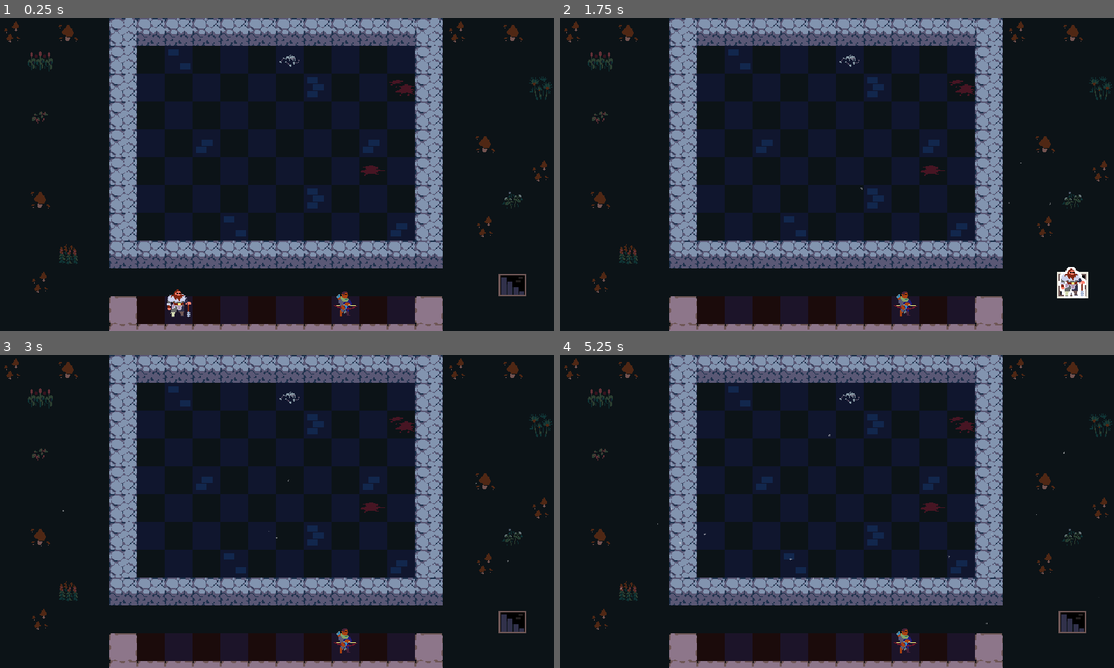
Above: before the commit, frames 1-4 (two rows, left to right).
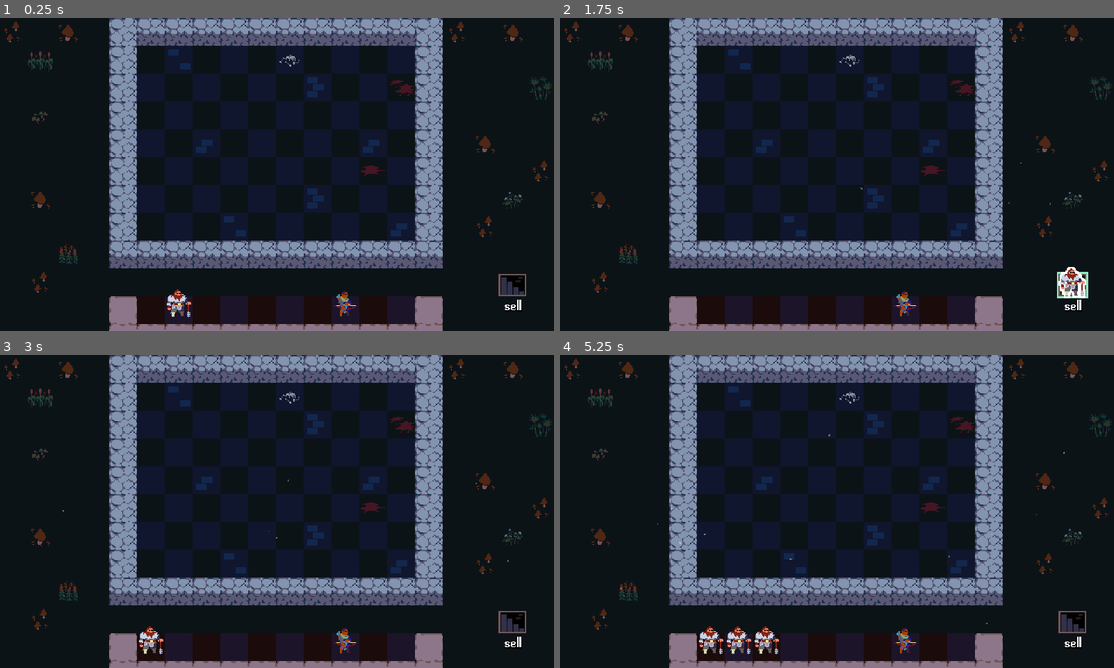
Above: after the commit, the same moments.

Repository: guladam/godot_autobattler_reference
Game: Godot game, scene res://scenes/arena/arena.tscn
The game is run twice, just before and just after one commit, with the same random seed, the same clock (stepped at 60 frames per second) and the same inputs.
Inputs (mouse positions are in pixels of both pictures, inside the frame that each line leads up to):
- Up to frame 1 (0.25 s): no input
- Up to frame 2 (1.75 s): tap Enter at 0.5 s; drag from (737, 302) to (903, 302) at 0.52 s; drag from (903, 302) to (1069, 280) at 1.27 s
- Up to frame 3 (3 s): move the mouse to (332, 442) at 2.02 s; hold Space (unit_add, bound only after the commit) 2.03-2.75 s; click (332, 442) at 2.17 s; drag from (249, 574) to (509, 617) at 2.77 s
- Up to frame 4 (5.25 s): move the mouse to (1003, 558) at 3.52 s; press the mouse at (1003, 558) at 3.53 s; tap Space (unit_add, bound only after the commit) at 3.8 s; release the mouse at (1003, 558) at 4.25 s; drag from (670, 464) to (753, 433) at 4.27 s; tap Enter at 5 s; move the mouse to (864, 511) at 5.02 s; hold Space (unit_add, bound only after the commit) from 5.03 s (still down); click (864, 511) at 5.17 s

The runs differ from the first frame. In frame 1, less than 0.1% of the frame differs, in the area x 91-95%, y 90-94%; in frame 2, 0.1%; in frame 3, 0.3%; in frame 4, 0.7%, in the area x 25-95%, y 86-96%.

Commit message:
unit adder implemented

Diff:
--- a/components/play_area.gd
+++ b/components/play_area.gd
@@ -16,6 +16,10 @@
 	return tile - starting_coordinate
 
 
+func get_tile_from_grid(grid: Vector2i) -> Vector2i:
+	return grid + starting_coordinate
+
+
 func get_tile_from_local(local: Vector2) -> Vector2i:
 	return local_to_map(local)
 
@@ -24,6 +28,10 @@
 	return local_to_map(to_local(global))
 
 
+func get_global_from_tile(tile: Vector2i) -> Vector2:
+	return to_global(map_to_local(tile))
+
+
 func get_hovered_tile() -> Vector2i:
 	return local_to_map(get_local_mouse_position())
 
--- /dev/null
+++ b/components/unit_adder.gd
@@ -0,0 +1,38 @@
+class_name UnitAdder
+extends Node
+
+signal unit_added(unit: Unit)
+
+const HALF_CELL_SIZE := Vector2(16, 16) # TODO duplicate in UnitMover
+const UNIT = preload("res://scenes/unit/unit.tscn")
+
+@export var bench: PlayArea
+@export var game_area: PlayArea
+
+
+func _input(event: InputEvent) -> void:
+	if event.is_action_pressed("unit_add"):
+		add_unit()
+
+
+func _get_first_available_area() -> PlayArea:
+	if not bench.unit_grid.is_grid_full():
+		return bench
+	elif not game_area.unit_grid.is_grid_full():
+		return game_area
+
+	# everything is full
+	return null
+
+
+func add_unit() -> void:
+	var area := _get_first_available_area()
+	assert(area, "No available space to add unit to!")
+
+	var new_unit := UNIT.instantiate()
+	var grid := area.unit_grid.get_first_empty_tile()
+	var tile := area.get_tile_from_grid(grid)
+	area.unit_grid.add_child(new_unit)
+	area.unit_grid.set_cell_unit(grid, new_unit)
+	new_unit.global_position = area.get_global_from_tile(tile) - HALF_CELL_SIZE
+	unit_added.emit(new_unit)
--- a/components/unit_grid.gd
+++ b/components/unit_grid.gd
@@ -20,8 +20,24 @@
 
 
 func is_tile_occupied(tile: Vector2i) -> bool:
-	return units[tile] != null
+	# we need is instance valid, because when we sell a unit
+	# it won't be null but a "freed object" instead!
+	# see is_grid_full() print message!
+	return units[tile] != null and is_instance_valid(units[tile])
 
+
+func is_grid_full() -> bool:
+	print(units.values())
+	return units.keys().all(is_tile_occupied)
+
+
+func get_first_empty_tile() -> Vector2i:
+	for tile in units:
+		if not is_tile_occupied(tile):
+			return tile
+
+	# no empty tile
+	return Vector2i(-1, -1)
 
 # NOTE might need these in the future
 #func is_tile_in_bounds(tile: Vector2i) -> bool:
--- a/components/unit_placer.gd
+++ b/components/unit_mover.gd
@@ -1,4 +1,4 @@
-class_name UnitPlacer
+class_name UnitMover
 extends Node
 
 const HALF_CELL_SIZE := Vector2(16, 16)
@@ -7,12 +7,15 @@
 
 
 func _ready() -> void:
-	# TODO do the same when a new unit is added
 	var units := get_tree().get_nodes_in_group("units")
 	for unit: Unit in units:
-		unit.drag_started.connect(_on_unit_drag_started.bind(unit))
-		unit.drag_canceled.connect(_on_unit_drag_canceled)
-		unit.dropped.connect(_on_unit_dropped.bind(unit))
+		setup_unit(unit)
+
+
+func setup_unit(unit: Unit) -> void:
+	unit.drag_started.connect(_on_unit_drag_started.bind(unit))
+	unit.drag_canceled.connect(_on_unit_drag_canceled)
+	unit.dropped.connect(_on_unit_dropped.bind(unit))
 
 
 func _set_highlighters(enabled: bool) -> void:
--- a/project.godot
+++ b/project.godot
@@ -37,6 +37,11 @@
 "events": [Object(InputEventMouseButton,"resource_local_to_scene":false,"resource_name":"","device":-1,"window_id":0,"a …(253 unchanged characters)…
 ]
 }
+unit_add={
+"deadzone": 0.5,
+"events": [Object(InputEventKey,"resource_local_to_scene":false,"resource_name":"","device":-1,"window_id":0,"alt_pressed":false,"shift_pressed":false,"ctrl_pressed":false,"meta_pressed":false,"pressed":false,"keycode":0,"physical_keycode":32,"key_label":0,"unicode":32,"echo":false,"script":null)
+]
+}
 
 [rendering]
 
--- /dev/null
+++ b/scenes/arena/arena.gd
@@ -0,0 +1,11 @@
+class_name Arena
+extends Node2D
+
+@onready var sell_portal: SellPortal = $SellPortal
+@onready var unit_mover: UnitMover = $UnitMover
+@onready var unit_adder: UnitAdder = $UnitAdder
+
+
+func _ready() -> void:
+	unit_adder.unit_added.connect(sell_portal.setup_unit)
+	unit_adder.unit_added.connect(unit_mover.setup_unit)
--- a/scenes/arena/arena.tscn
+++ b/scenes/arena/arena.tscn
@@ -1,14 +1,16 @@
-[gd_scene load_steps=14 format=3 uid="uid://bktq4cwp01peb"]
+[gd_scene load_steps=16 format=3 uid="uid://bktq4cwp01peb"]
 
+[ext_resource type="Script" path="res://scenes/arena/arena.gd" id="1_a1ak0"]
 [ext_resource type="TileSet" uid="uid://de57fp7kv3q7p" path="res://scenes/arena/tileset.tres" id="1_hreld"]
 [ext_resource type="Script" path="res://components/tile_highlighter.gd" id="2_855b2"]
 [ext_resource type="Texture2D" uid="uid://mbxv0ayrsu3d" path="res://assets/star_particle.png" id="2_m4bap"]
 [ext_resource type="Script" path="res://components/unit_grid.gd" id="4_m7ydk"]
 [ext_resource type="PackedScene" uid="uid://bd6jhfp83q1rv" path="res://scenes/unit/unit.tscn" id="4_nenrg"]
-[ext_resource type="Script" path="res://components/unit_placer.gd" id="5_dlikq"]
 [ext_resource type="Script" path="res://components/play_area.gd" id="6_73s8l"]
 [ext_resource type="Shader" path="res://assets/2d_outline.gdshader" id="7_mve78"]
 [ext_resource type="PackedScene" uid="uid://dk0bcfpbo130r" path="res://scenes/sell_portal/sell_portal.tscn" id="8_4fftf"]
+[ext_resource type="Script" path="res://components/unit_mover.gd" id="9_snp81"]
+[ext_resource type="Script" path="res://components/unit_adder.gd" id="10_8rjpw"]
 
 [sub_resource type="Curve" id="Curve_kxla4"]
 _data = [Vector2(0, 0), 0.0, 0.0, 0, 0, Vector2(0.227273, 1), 0.0, 0.0, 0, 0, Vector2(0.791667, 1), 0.0, 0.0, 0, 0, Vector2(1, 0), 0.0, 0.0, 0, 0]
@@ -39,6 +41,7 @@
 shader_parameter/line_thickness = 0
 
 [node name="Arena" type="Node2D"]
+script = ExtResource("1_a1ak0")
 metadata/_edit_lock_ = true
 
 [node name="Visuals" type="Node2D" parent="."]
@@ -130,8 +133,13 @@
 [node name="SellPortal" parent="." instance=ExtResource("8_4fftf")]
 position = Vector2(576, 288)
 
-[node name="UnitPlacer" type="Node" parent="." node_paths=PackedStringArray("play_areas")]
-script = ExtResource("5_dlikq")
+[node name="UnitMover" type="Node" parent="." node_paths=PackedStringArray("play_areas")]
+script = ExtResource("9_snp81")
 play_areas = [NodePath("../GameTiles"), NodePath("../Bench")]
 
+[node name="UnitAdder" type="Node" parent="." node_paths=PackedStringArray("bench", "game_area")]
+script = ExtResource("10_8rjpw")
+bench = NodePath("../Bench")
+game_area = NodePath("../GameTiles")
+
 [editable path="Bench/BenchUnitGrid/Unit2"]
--- a/scenes/sell_portal/sell_portal.gd
+++ b/scenes/sell_portal/sell_portal.gd
@@ -6,10 +6,13 @@
 var current_unit: Unit
 
 func _ready() -> void:
-	# TODO do the same when a new unit is added
 	var units := get_tree().get_nodes_in_group("units")
 	for unit: Unit in units:
-		unit.dropped.connect(_on_unit_dropped.bind(unit))
+		setup_unit(unit)
+
+
+func setup_unit(unit: Unit) -> void:
+	unit.dropped.connect(_on_unit_dropped.bind(unit))
 
 
 func _on_unit_dropped(_starting_position: Vector2, unit: Unit) -> void:
--- a/scenes/sell_portal/sell_portal.tscn
+++ b/scenes/sell_portal/sell_portal.tscn
@@ -1,12 +1,18 @@
-[gd_scene load_steps=6 format=3 uid="uid://dk0bcfpbo130r"]
+[gd_scene load_steps=8 format=3 uid="uid://dk0bcfpbo130r"]
 
 [ext_resource type="Script" path="res://scenes/sell_portal/sell_portal.gd" id="1_gt8yb"]
 [ext_resource type="Material" uid="uid://bb8m5fhpi4wqn" path="res://assets/2d_outline_shader.tres" id="1_t3wda"]
 [ext_resource type="Texture2D" uid="uid://b1ro1ssup7dcp" path="res://assets/tiles.png" id="2_e1nv4"]
 [ext_resource type="Script" path="res://components/outline_highlighter.gd" id="3_534p2"]
+[ext_resource type="FontFile" uid="uid://wqfms7k4ykv2" path="res://assets/font/abaddon_bold.ttf" id="5_io8n6"]
 
 [sub_resource type="CircleShape2D" id="CircleShape2D_dhngt"]
 radius = 24.0
+
+[sub_resource type="LabelSettings" id="LabelSettings_iqwb5"]
+font = ExtResource("5_io8n6")
+shadow_size = 2
+shadow_color = Color(0, 0, 0, 0.572549)
 
 [node name="SellPortal" type="Area2D"]
 script = ExtResource("1_gt8yb")
@@ -27,8 +33,16 @@
 [node name="OutlineHighlighter" type="Node" parent="." node_paths=PackedStringArray("visuals")]
 script = ExtResource("3_534p2")
 visuals = NodePath("../Visuals")
-outline_color = Color(0.914161, 0.904956, 0.864003, 1)
+outline_color = Color(0.558506, 0.914516, 0.744922, 1)
 outline_thickness = 2
+
+[node name="Label" type="Label" parent="."]
+offset_top = 36.0
+offset_right = 32.0
+offset_bottom = 54.0
+text = "sell"
+label_settings = SubResource("LabelSettings_iqwb5")
+horizontal_alignment = 1
 
 [connection signal="area_entered" from="." to="." method="_on_area_entered"]
 [connection signal="area_exited" from="." to="." method="_on_area_exited"]
Binary file added: assets/font/abaddon_bold.ttf
Not shown, added: assets/font/abaddon_bold.ttf.import
Binary file added: assets/font/abaddon_light.ttf
Not shown, added: assets/font/abaddon_light.ttf.import
Not shown, added: assets/font/readme.txt
